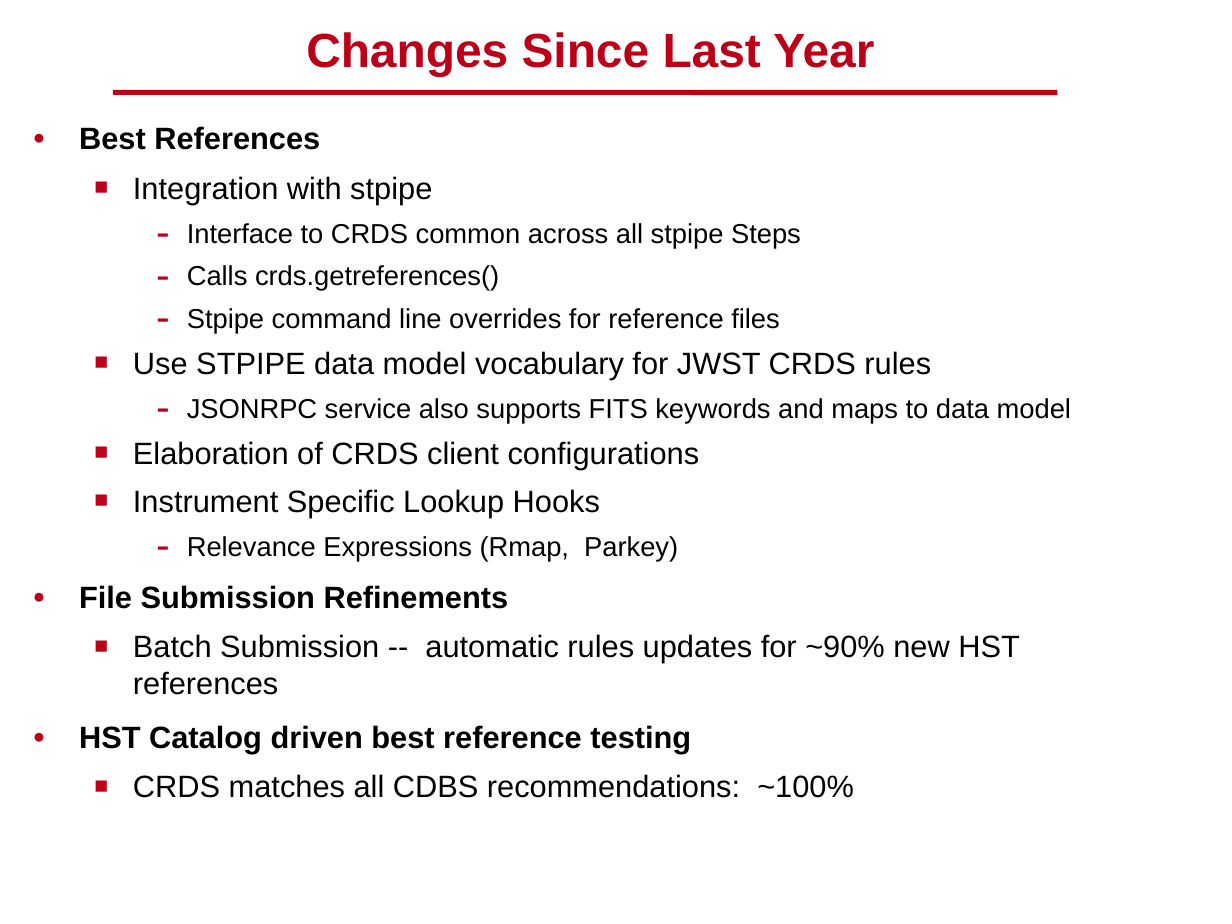
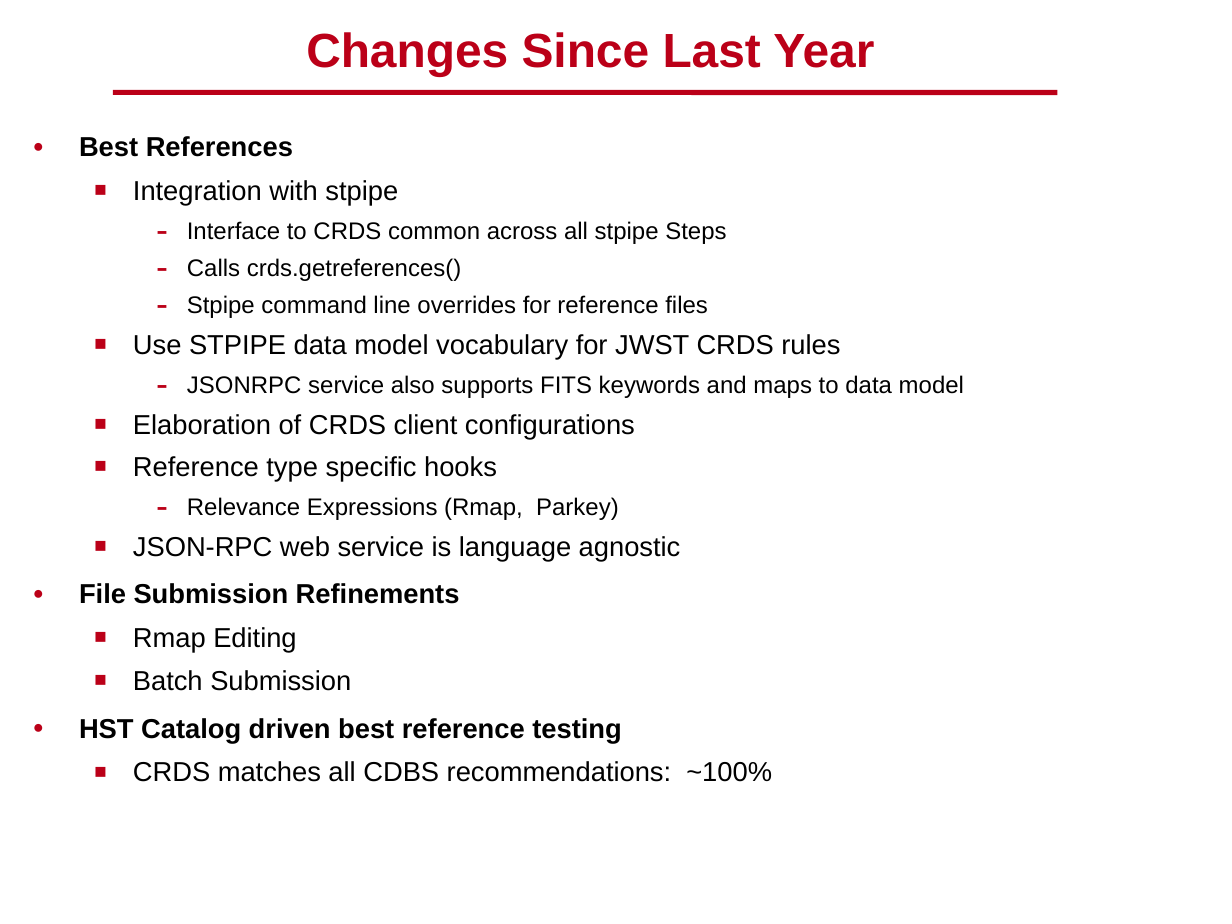
Before and after one commit to spacetelescope/crds, a slide deck: slide 13 of docs/DMS_SDR2_09_CRDS_final.pptx (slide 15 before the commit). Drawn at 1232x924 pixels with LibreOffice and Linux fonts; fonts in the diff are those of the drawing; background and template pictures are left out. Boxes give left, top, right and bottom in pixels: in the first picture for what was removed or moved away, otherwise in the second. Text is boxed around its words. In the diff, an @@ line names an element or a change of style, - is before the commit and + after.

```diff
--- a/docs/DMS_SDR2_09_CRDS_final.pptx
+++ b/docs/DMS_SDR2_09_CRDS_final.pptx
@@ text "Best References": place and size @@
-text "Best References" at (79, 126, 1071, 798)
+text "Best References" at (79, 136, 964, 782)
@@ text at (79, 136, 964, 782): size 18 to 16 pt in "Best References", "Integration with stpipe", "Use STPIPE data model vocabulary for JWST ...", "Elaboration of CRDS client configurations" and 3 more places; size 16 to 14 pt in "Interface to CRDS common across all stpipe ...", "Calls crds.getreferences()", "Stpipe command line overrides for reference files", "JSONRPC service also supports FITS keywords and ..." and 1 more places; less space between paragraphs @@
@@ text at (133, 456, 497, 482): text changed; size 18 to 16 pt @@
-  ■ Instrument Specific Lookup Hooks
+  ■ Reference type specific hooks
@@ text at (133, 536, 681, 561): paragraph added @@
+  ■ JSON-RPC web service is language agnostic
@@ text at (133, 627, 351, 691): text changed; size 18 to 16 pt @@
-  ■ Batch Submission -- automatic rules updates for ~90% new HST references
+  ■ Rmap Editing
+  ■ Batch Submission
```
Also in this commit, not shown: 10 other slides changed, 6 slides added, 5 slides removed.
